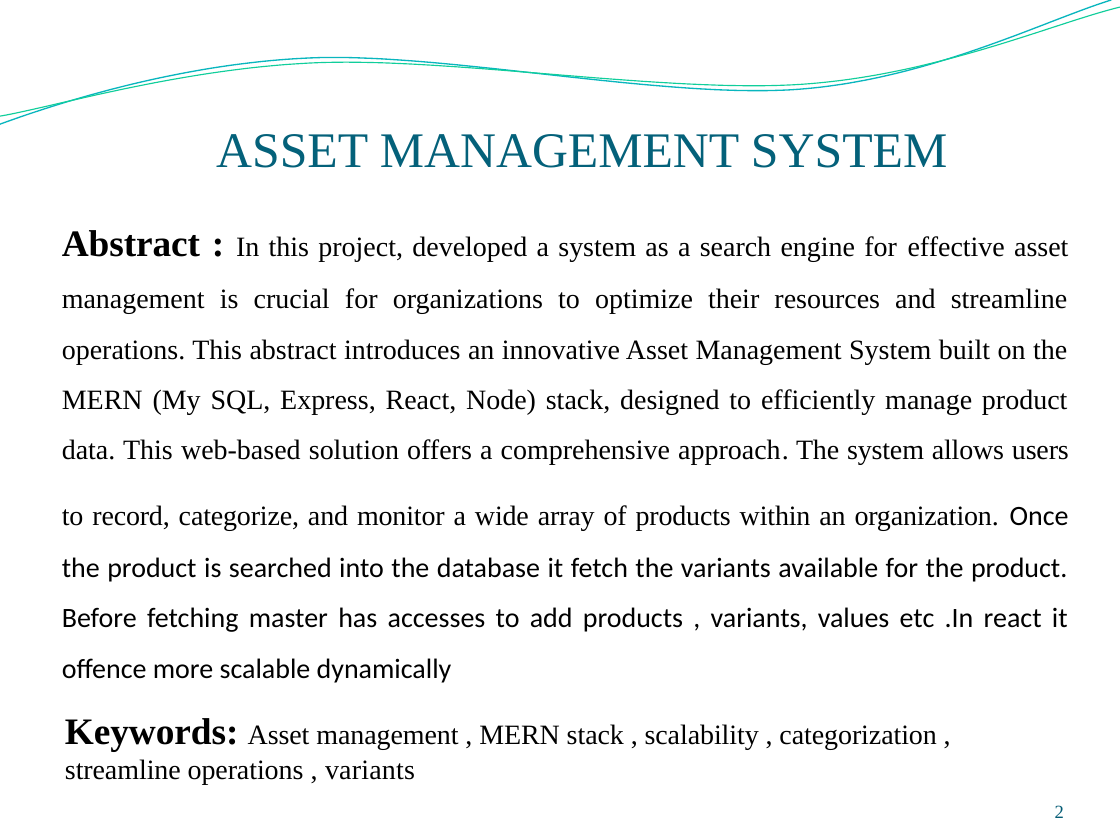
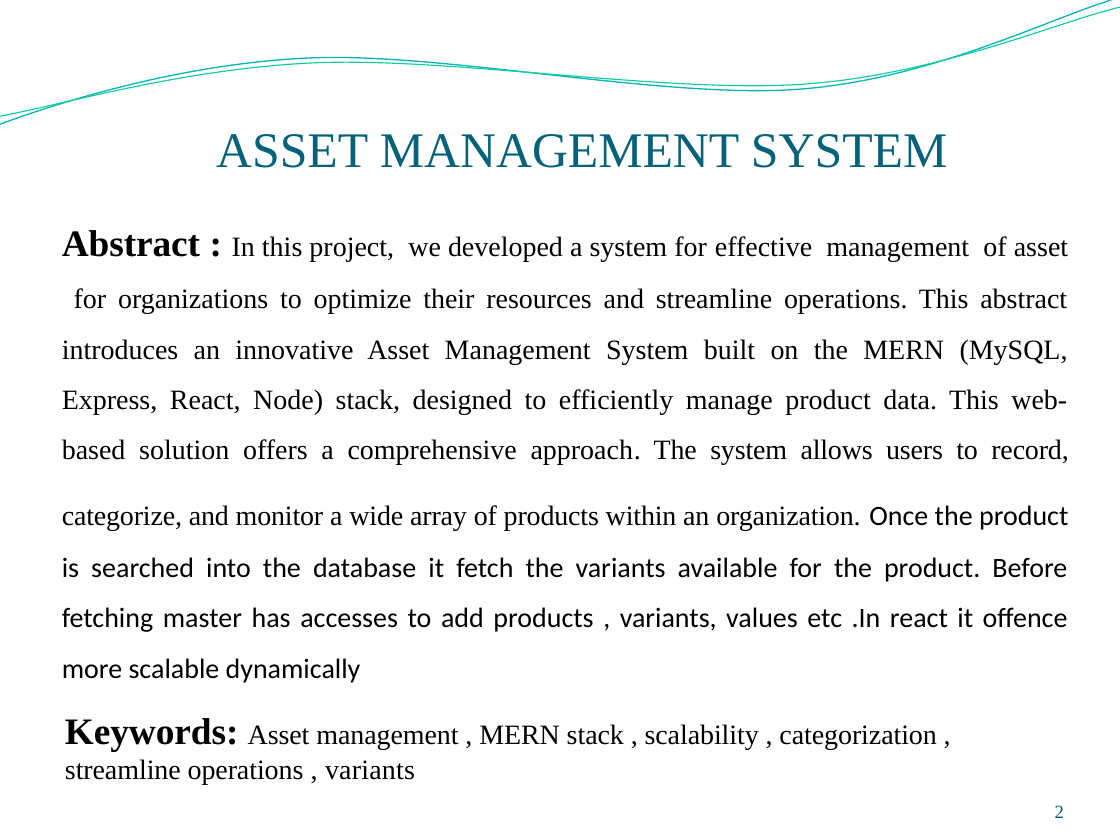
Before and after one commit to surya0811/Assetmanagement1, a slide deck: slide 2 of reports/ppt final.pptx. Drawn at 1120x840 pixels with LibreOffice and Linux fonts; fonts in the diff are those of the drawing; background and template pictures are left out. Boxes give left, top, right and bottom in pixels: in the first picture for what was removed or moved away, otherwise in the second. Text is boxed around its words. In the diff, an @@ line names an element or a change of style, - is before the commit and + after.

```diff
--- a/reports/ppt final.pptx
+++ b/reports/ppt final.pptx
@@ text at (62, 230, 1068, 683): text changed @@
-Abstract : In this project, developed a system as a search engine for effective asset management is crucial for organizations to optimize their resources and streamline operations. This abstract introduces an innovative Asset Management System built on the MERN (My SQL, Express, React, Node) stack, designed to efficiently manage product data. This web-based solution offers a comprehensive approach. The system allows users to record, categorize, and monitor a wide array of products within an organization. Once the product is searched into the database it fetch the variants available for the product. Before fetching master has accesses to add products , variants, values etc .In react it offence more scalable dynamically
+Abstract : In this project, we developed a system for effective management of asset for organizations to optimize their resources and streamline operations. This abstract introduces an innovative Asset Management System built on the MERN (MySQL, Express, React, Node) stack, designed to efficiently manage product data. This web-based solution offers a comprehensive approach. The system allows users to record, categorize, and monitor a wide array of products within an organization. Once the product is searched into the database it fetch the variants available for the product. Before fetching master has accesses to add products , variants, values etc .In react it offence more scalable dynamically
```
Also in this commit, not shown: 5 other slides changed, 3 slides added, 2 slides removed, 13 other files.
